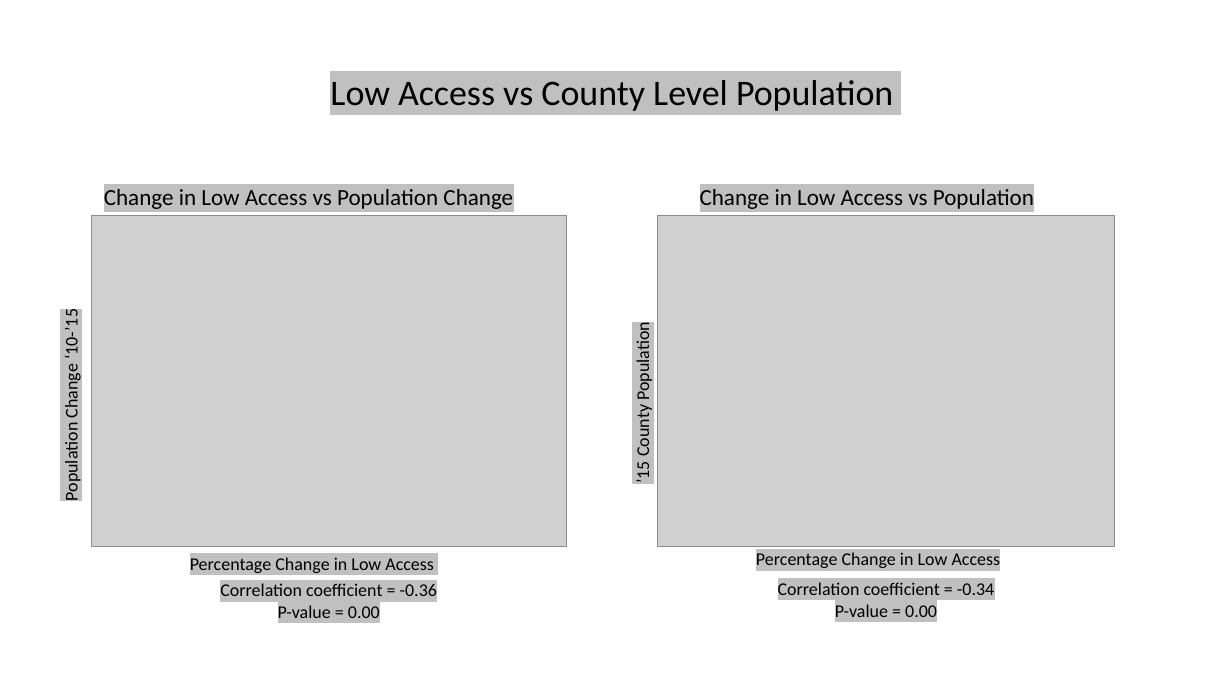
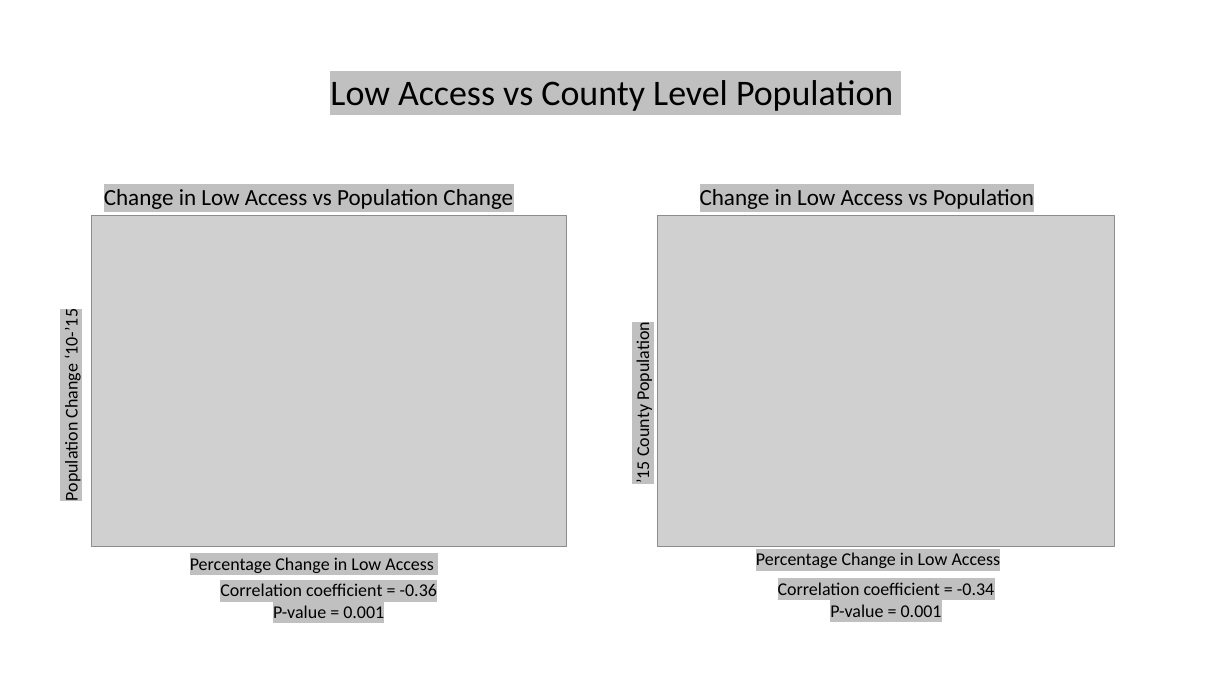
Before and after one commit to PsCushman/food-deserts-ca, a slide deck: slide 16 of Food Banks in Northern California.pptx. Drawn at 1232x693 pixels with LibreOffice and Linux fonts; fonts in the diff are those of the drawing; grey boxes stand for pictures; background and template pictures are left out. Boxes give left, top, right and bottom in pixels: in the first picture for what was removed or moved away, otherwise in the second. Text is boxed around its words. In the diff, an @@ line names an element or a change of style, - is before the commit and + after.

```diff
--- a/Food Banks in Northern California.pptx
+++ b/Food Banks in Northern California.pptx
@@ text at <box>273,605,384,618</box>: text changed @@
-P-value = 0.00
+P-value = 0.001
@@ text at <box>830,604,942,617</box>: text changed @@
-P-value = 0.00
+P-value = 0.001
```
Also in this commit, not shown: 2 other slides changed.
